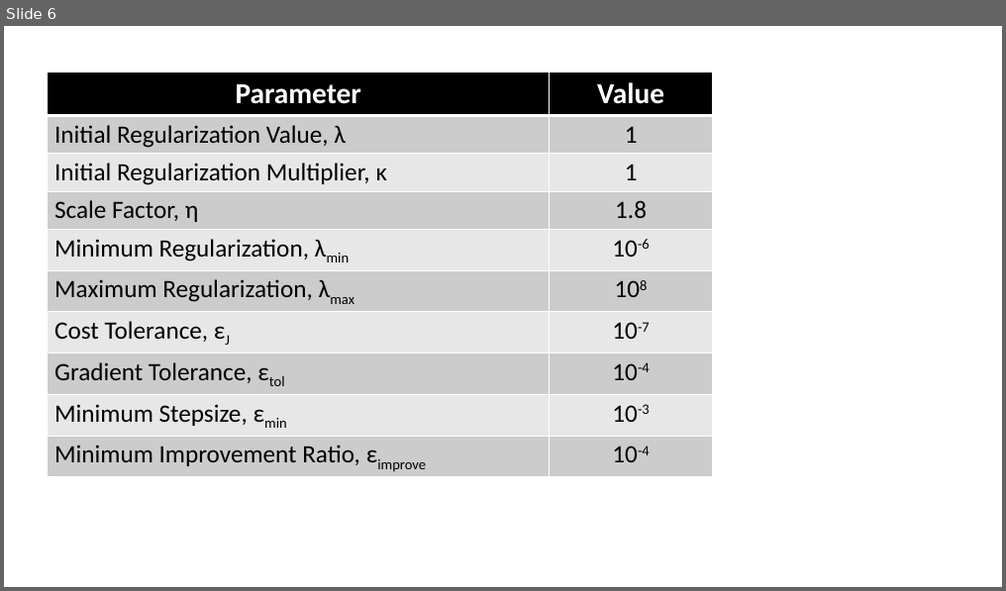
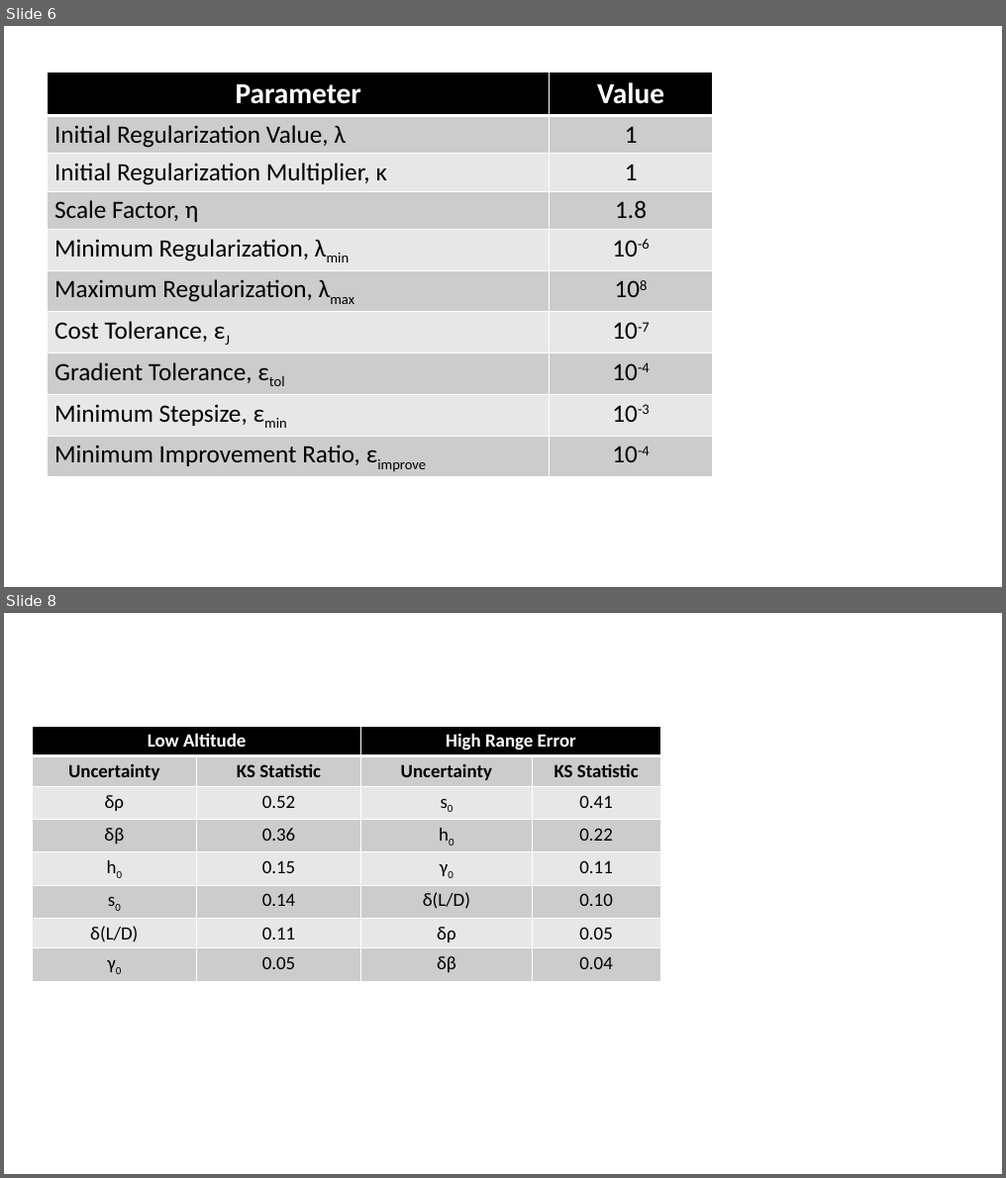
Before and after one commit to CDNoyes/EDL-Py, a slide deck: Documents/Dissertation/Figures.pptx. Shown one above the other, each under a label of ours: slide 6 before the commit, slides 6 and 8 after it; the slides between them are not shown. The pictures are 1006x591 and 1006x1178 pixels, drawn with LibreOffice and Linux fonts; fonts in the diff are those of the drawing. Boxes give left, top, right and bottom in pixels: in the first picture for what was removed or moved away, otherwise in the second. Text is boxed around its words. In the diff, an @@ line names an element or a change of style, - is before the commit and + after.

```diff
--- a/Documents/Dissertation/Figures.pptx
+++ b/Documents/Dissertation/Figures.pptx
@@ slide 8 added at <box>4,613,1002,1174</box>, background #FFFFFF @@
@@ table added at <box>33,726,661,978</box>, 8 rows, 4 columns @@
+Low Altitude |  | High Range Error | 
+Uncertainty | KS Statistic | Uncertainty | KS Statistic
+δρ | 0.52 | s0 | 0.41
+δβ | 0.36 | h0 | 0.22
+h0 | 0.15 | γ0 | 0.11
+s0 | 0.14 | δ(L/D) | 0.10
+δ(L/D) | 0.11 | δρ | 0.05
+γ0 | 0.05 | δβ | 0.04
```
Also in this commit, not shown: 1 slide changed, 23 other files.
